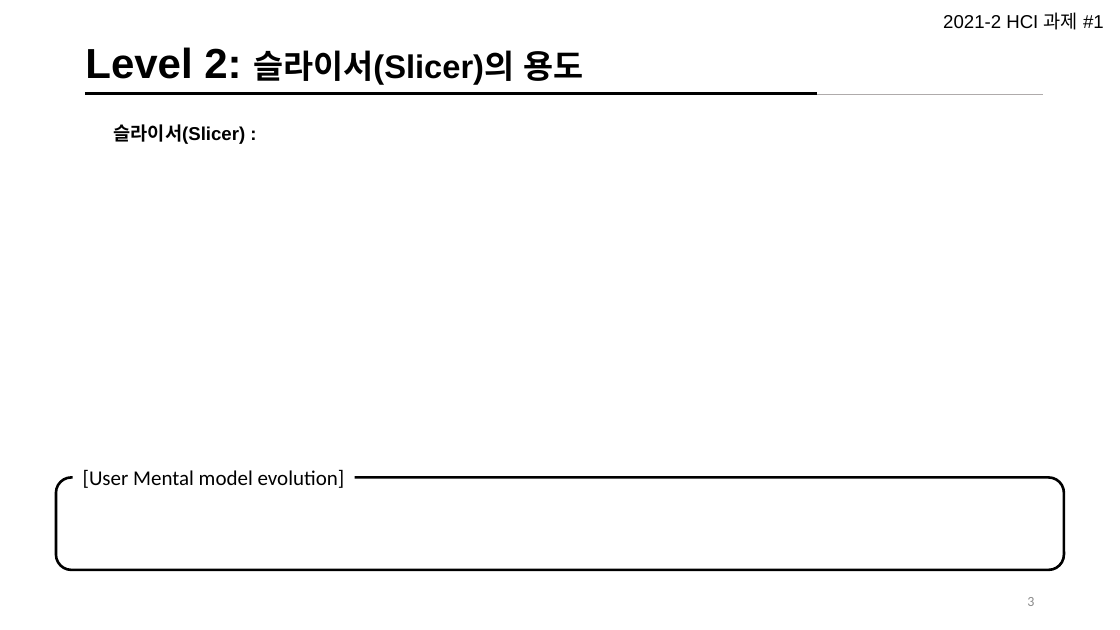
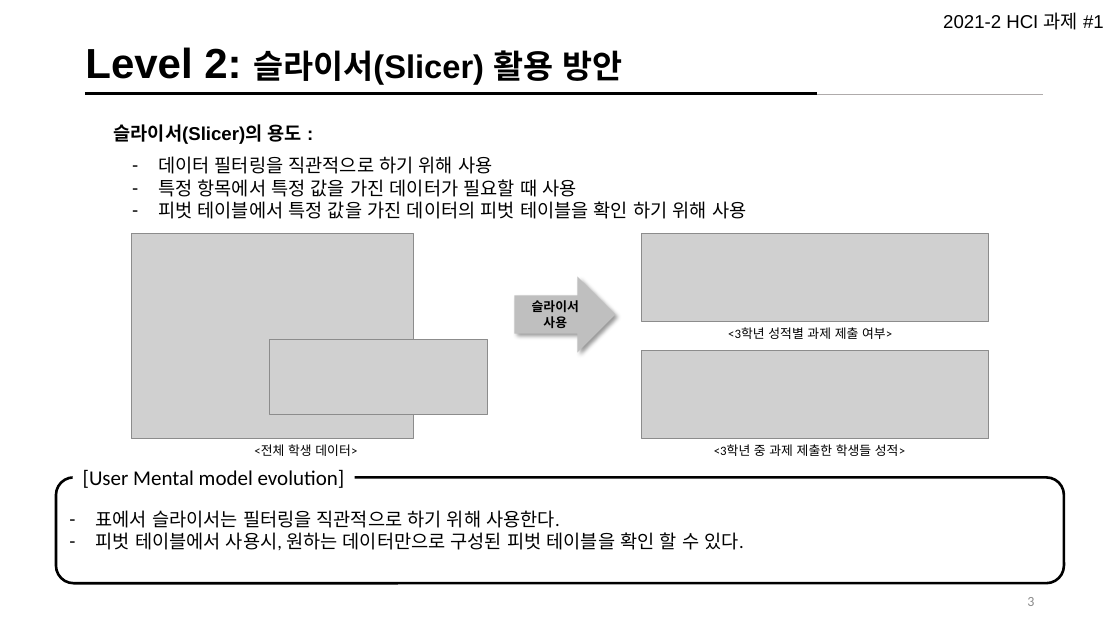
Before and after one commit to Jeeseob/homework2021-2, a slide deck: slide 4 of user-interface/week3/UI_Mental Model_김지섭.pptx. Drawn at 1120x630 pixels with LibreOffice and Linux fonts; fonts in the diff are those of the drawing; grey boxes stand for pictures. Boxes give left, top, right and bottom in pixels: in the first picture for what was removed or moved away, otherwise in the second. Text is boxed around its words. In the diff, an @@ line names an element or a change of style, - is before the commit and + after.

Commit message:
HCI 과제 수정

```diff
--- a/user-interface/week3/UI_Mental Model_김지섭.pptx
+++ b/user-interface/week3/UI_Mental Model_김지섭.pptx
@@ title at (x1=85, y1=47, x2=622, y2=85): text changed @@
-Level 2: 슬라이서(Slicer)의 용도
+Level 2: 슬라이서(Slicer) 활용 방안
@@ text at (x1=114, y1=124, x2=302, y2=144): text changed @@
-슬라이서(Slicer) :
+슬라이서(Slicer)의 용도 :
@@ text added at (x1=158, y1=156, x2=746, y2=219), 16 pt, text #000000 @@
+– 데이터 필터링을 직관적으로 하기 위해 사용
+– 특정 항목에서 특정 값을 가진 데이터가 필요할 때 사용
+– 피벗 테이블에서 특정 값을 가진 데이터의 피벗 테이블을 확인 하기 위해 사용
@@ picture added at (x1=131, y1=234, x2=413, y2=439) @@
@@ right arrow added at (x1=514, y1=276, x2=615, y2=353), fill #BFBFBF, 11 pt, text #000000, bold @@
+슬라이서 사용
@@ picture added at (x1=270, y1=339, x2=487, y2=414) @@
@@ text added at (x1=254, y1=444, x2=357, y2=456), 11 pt, text #000000 @@
+<전체 학생 데이터>
@@ group added at (x1=642, y1=234, x2=989, y2=456): 2 pictures, 2 texts @@
+<3학년 성적별 과제 제출 여부>
+<3학년 중 과제 제출한 학생들 성적>
@@ rounded rectangle "표에서 슬라이서는 필터링을 직관적으로 하기 ..." resized from (x1=56, y1=477, x2=1065, y2=570) to (x1=56, y1=477, x2=1065, y2=583) @@
@@ text in rounded rectangle at (x1=96, y1=510, x2=744, y2=550): text added @@
+– 표에서 슬라이서는 필터링을 직관적으로 하기 위해 사용한다.
+– 피벗 테이블에서 사용시, 원하는 데이터만으로 구성된 피벗 테이블을 확인 할 수 있다.
```
Also in this commit, not shown: 10 other slides changed, 1 slide added, 2 slides removed, 5 other files.
